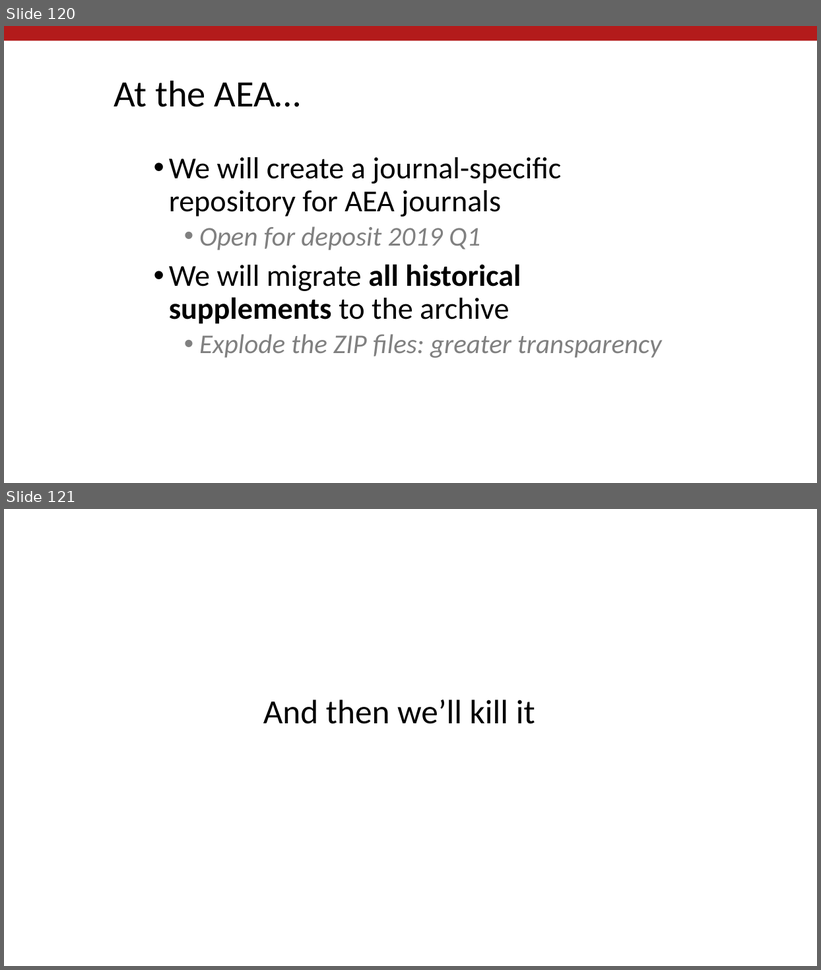
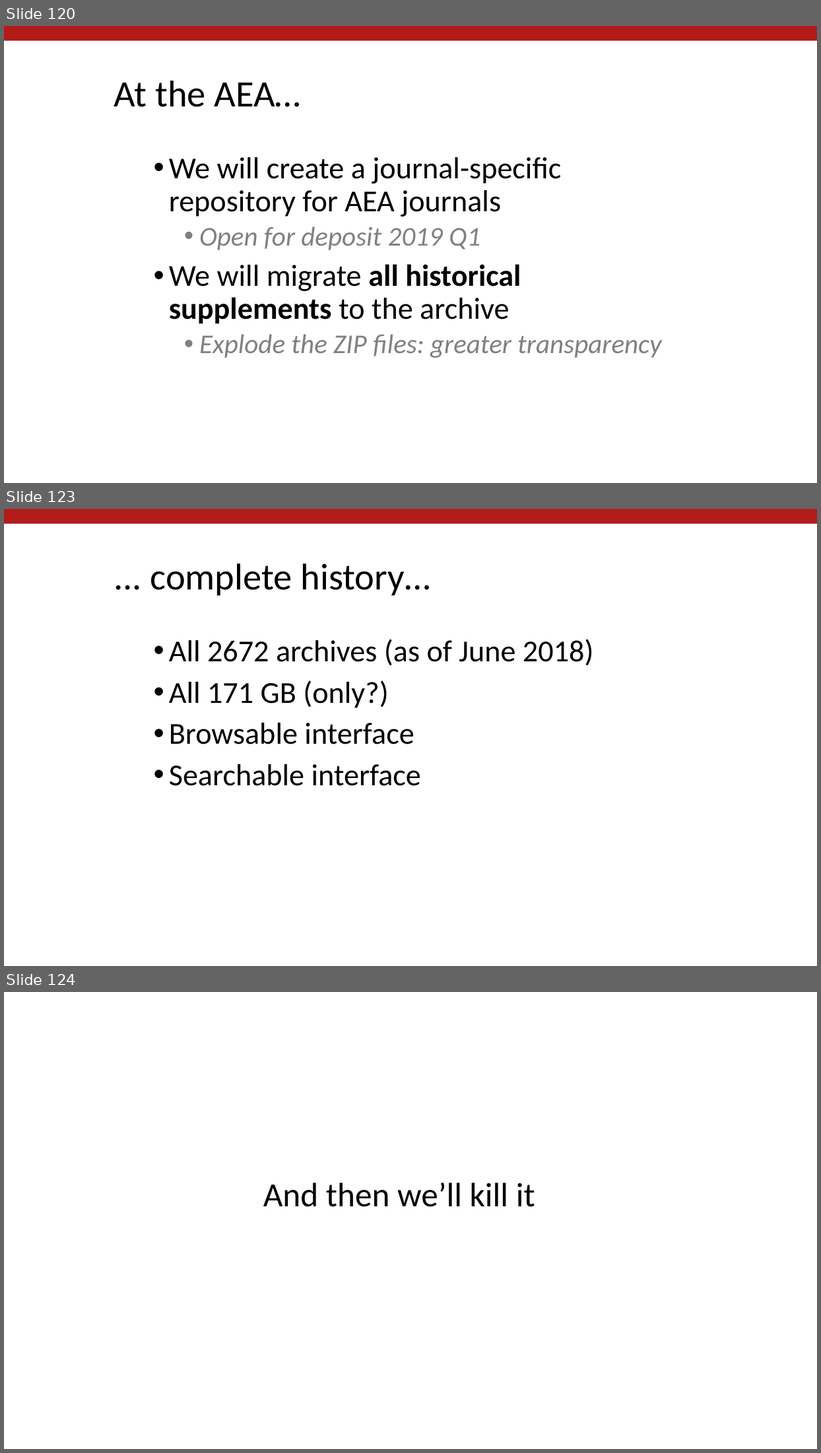
Before and after one commit to labordynamicsinstitute/replicability-presentation2019, a slide deck: Vilhuber-Presentation2019-Montreal-2019-02-21.pptx. Shown one above the other, each under a label of ours: slides 120 and 121 before the commit, slides 120, 123 and 124 after it; the slides between them are not shown. The pictures are 821x970 and 821x1453 pixels, drawn with LibreOffice and Linux fonts; fonts in the diff are those of the drawing; background and template pictures are left out. Boxes give left, top, right and bottom in pixels: in the first picture for what was removed or moved away, otherwise in the second. Text is boxed around its words. In the diff, an @@ line names an element or a change of style, - is before the commit and + after.

```diff
--- a/Vilhuber-Presentation2019-Montreal-2019-02-21.pptx
+++ b/Vilhuber-Presentation2019-Montreal-2019-02-21.pptx
@@ slide 123 added at (4, 509, 817, 966), background #FFFFFF; not listed: 1 template element that a slide beside it also shows @@
@@ title added at (151, 563, 431, 595), 44 pt, text #000000 @@
+... complete history…
@@ text added at (169, 639, 594, 786), 36 pt, text #000000 @@
+• All 2672 archives (as of June 2018)
+• All 171 GB (only?)
+• Browsable interface
+• Searchable interface
@@ what was slide 121 is now slide 124 @@
```
Also in this commit, not shown: 2 other slides added, 1 other file.
